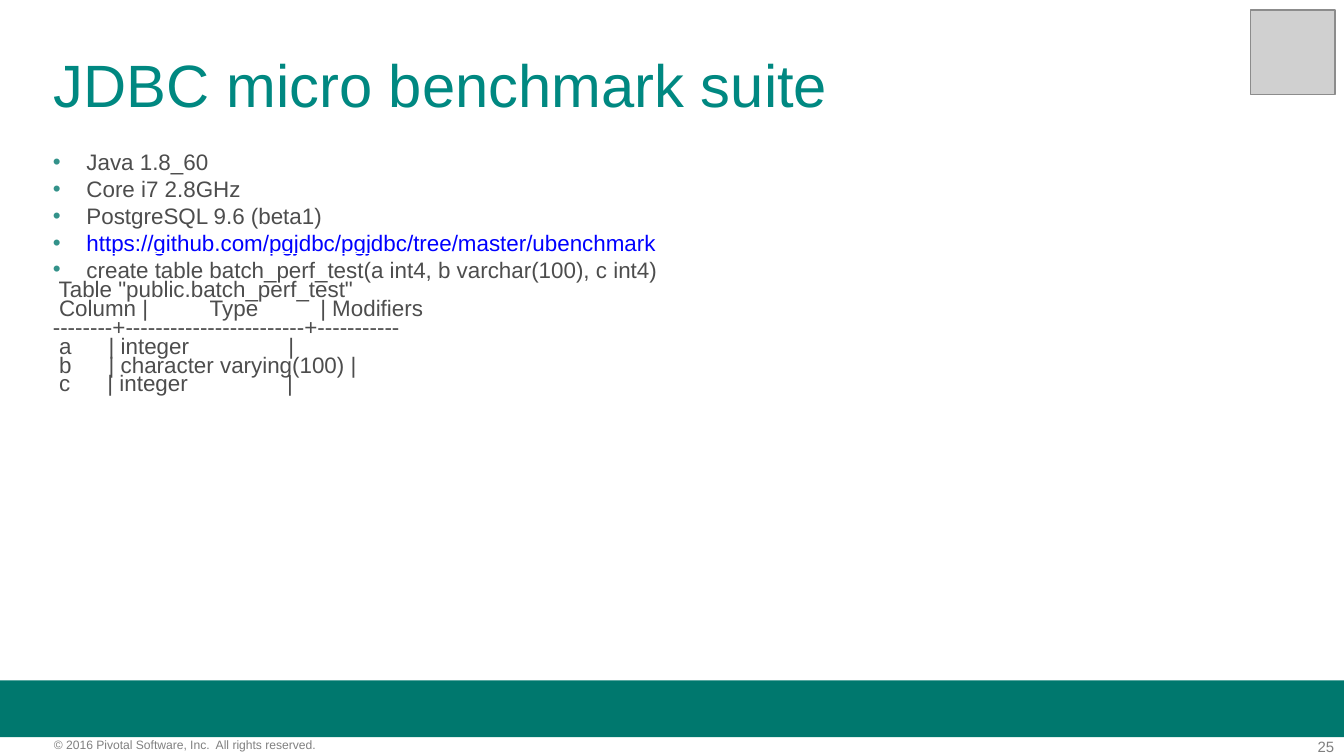
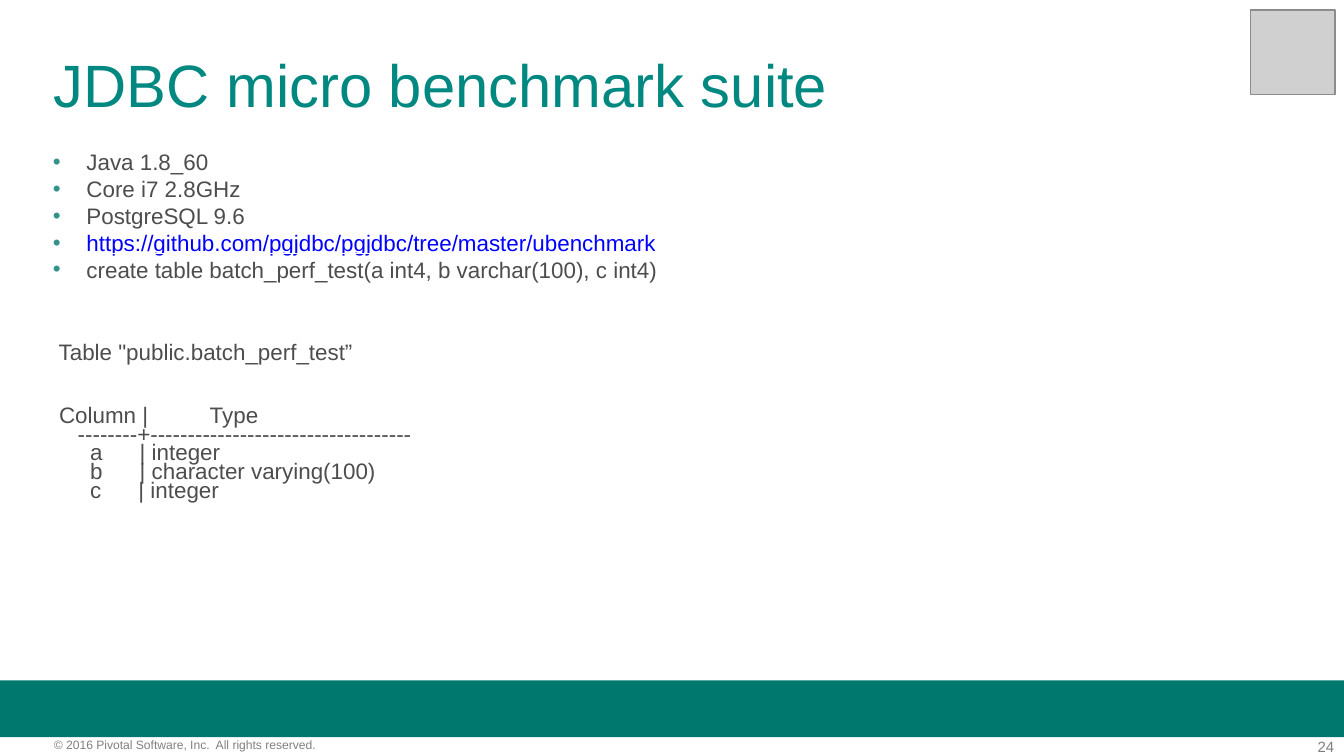
Before and after one commit to davecramer/presentations, a slide deck: slide 24 of JDBC Performance.pptx (slide 25 before the commit). Drawn at 1344x756 pixels with LibreOffice and Linux fonts; fonts in the diff are those of the drawing; grey boxes stand for pictures; background and template pictures are left out. Boxes give left, top, right and bottom in pixels: in the first picture for what was removed or moved away, otherwise in the second. Text is boxed around its words. In the diff, an @@ line names an element or a change of style, - is before the commit and + after.

```diff
--- a/JDBC Performance.pptx
+++ b/JDBC Performance.pptx
@@ text at [86,208,245,229]: text changed @@
-• PostgreSQL 9.6 (beta1)
+• PostgreSQL 9.6
@@ text at [59,344,375,503]: text changed @@
-Table "public.batch_perf_test"
-Column | Type | Modifiers
---------+------------------------+-----------
-a | integer |
-b | character varying(100) |
-c | integer |
+Table "public.batch_perf_test”
+Column | Type
+--------+-----------------------------------
+a | integer
+b | character varying(100)
+c | integer
@@ page number at [1318,741,1335,752]: text changed @@
-25
+24
```
Also in this commit, not shown: 26 other slides changed, 2 slides added, 2 slides removed, 1 other file.
